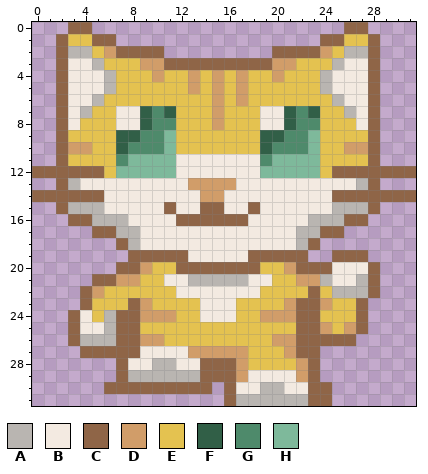
Edited in one commit: pixel-art sprite (Assets/Character_Models/Player/TabbyCatDown.png). Above is the file before it was changed.
The file is 32x32 pixels.
Palette (. is transparent): A #b9b5b1  B #f3eae1  C #8f6547  D #d19d69  E #e4c250  F #315f47  G #4e8a6b  H #7eb99b
Pixels before, first column x 0:
 0 ...CC.....................CC....
 1 ..CEECC.................CCEEC...
 2 ..CAAEDCCCC.........CCCCDEAAC...
 3 ..CBBAEEEDDCCCCCCCCCDDEEEABBC...
 4 ..CBBBAEEEDEEDEDEDEEDEEEABBBC...
 5 ..CBBBAEEEEEEDEDEDEEEEEEABBBC...
 6 ..CBBAEEEEEEEEEDEDEEEEEEEABBC...
 7 ..CBAEEBBFGFEEEDEEEBBFGFEEABC...
 8 ..CBEEEBBFGGEEEDEEEBBFGGEEEBC...
 9 ..CEEEEFFGGHEEEEEEEFFGGHEEEEC...
10 ..CDDEEFGGGHEEEEEEEFGGGHEEDDC...
11 ..CEEEEGHHHHBBBBBBBGHHHHEEEEC...
12 CCCCCCEHHHHHBBBBBBBHHHHHECCCCCCC
13 ..CABBBBBBBBBDDDDBBBBBBBBBBAC...
14 CCCCCCBBBBBBBBDDBBBBBBBBBCCCCCCC
15 ..CAAABBBBBCBBCCBBCBBBBBBAAAC...
16 ...CCAAABBBBCCCCCCBBBBBAAACC....
17 .....CCAABBBBBBBBBBBBBAACC......
18 .......CABBBBBBBBBBBBBAC........
19 ........CCCCCBBBBBCCCCC..CCC....
20 .......CCDEECCCCCCCEEDCCCBBBC...
21 .....CCDDEEBBAAAAABBEEDDABBAC...
22 ....CDEEEEEEBBBBBBBEEEECEAAAC...
23 ....CEEECDEEEEBBBEEEEDCCDEEC....
24 ...CBEACCDDDEEBBBEEDDDCCEEEC....
25 ...CBBACCEEEEEEEEEEEEECCDEDC....
26 ...CAAACCDDEEEEEEEEEDDCCCCC.....
27 ....CCCCCBBBBDDDDDEEEDCC........
28 .......CBBAABBCCCDEEEEDC........
29 .......CAAAAAACCCDBBBBDC........
30 ......CCCCCCCCC.CBBAABBCC.......
31 ................CAAAAAACC.......
And afterwards:
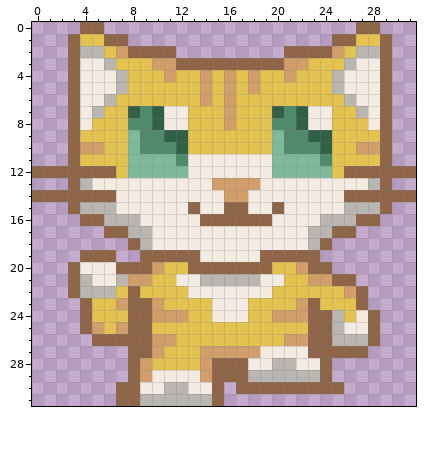
The edit:
Changed rows in their new state; - is an unchanged pixel.
first column x 2:
 0 -.-C--------------------.-C-
 1 .C-E-C----------------.-C-EC
 2 .C-AED---C--------.---CDE-AC
 3 .C-BA--E-D--------C-D--EA-BC
 4 .C--BA--ED-EDEDED-ED--EA--BC
 5 .C--BA-----EDEDED-----EA--BC
 6 .C-BA-------DEDE-------EA-BC
 7 .CBA-EFGFBB--ED--EFGFBB-EABC
 8 .CB--EGGFBB--ED--EGGFBB--EBC
 9 .C---EH--FF------EH--FF---EC
10 .C-D-EH--GF------EH--GF-E-DC
11 .C---E----G------B----G---EC
12 ----CE----H------B----HE----
13 .CA--------BB--DD--------BAC
14 ----C-------BBDD-------B----
15 .C--A----B-CBBCCB-C----B--AC
16 -.-C--A---BB----CC---B--A-C-
17 ---.-C-A------------B-A-C---
18 -----.CA------------BAC-----
19 --CCC-.----C----B----C-...--
20 -CBBB--CD-E------C-ED--....-
21 -CABBA-D-E-B----A-B-E-DCC..-
22 -CAAA-C---E------B---E-EDC.-
23 -----D-CD---E--B---ED-E-----
24 -.C-EE-C--D-E--B-E--D-CA-BC-
25 -.CDED-C------------E-CABBC-
26 -..CC--C-D--------E-D--AAAC-
27 --....-CDEEE----DBBBB-CCCC--
28 -----.CDEEEED--CBBAABBC-----
29 -----.CDBBBBD--CAAAAAAC-----
30 ----.--BBAABBC.CCCCCC--C----
31 -----CCAAAAAAC.........-----
Boxes around the changes in both pictures, in picture pixels (x1, y1, x2, y2):
changed: (56, 22, 392, 406)
